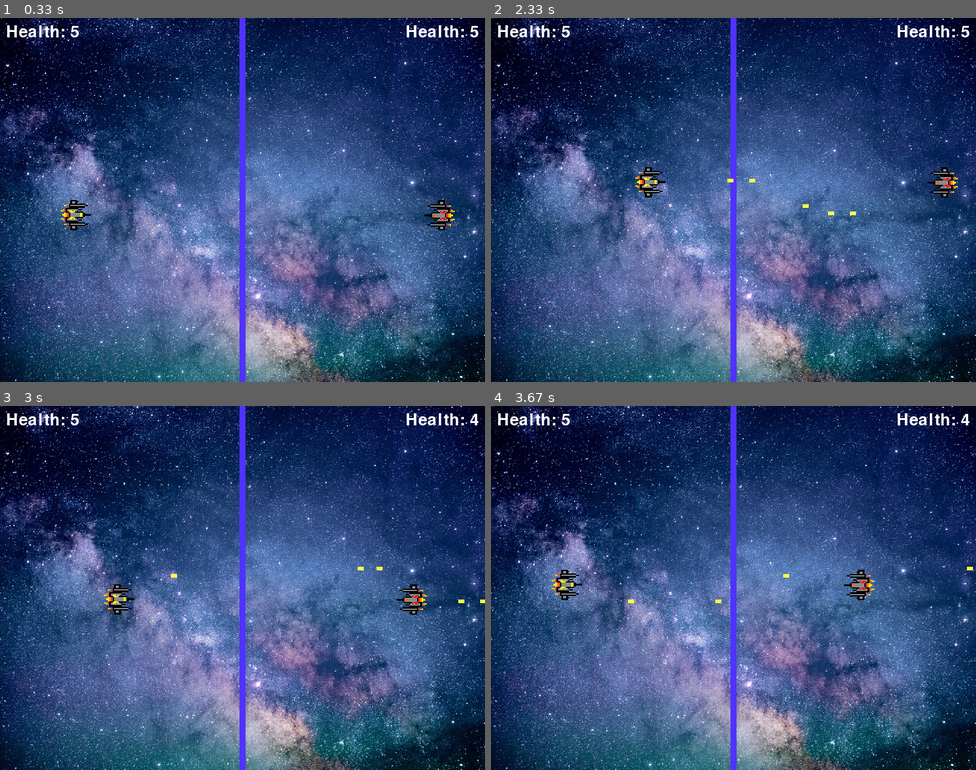
Above: before the commit, frames 1-4 (two rows, left to right).
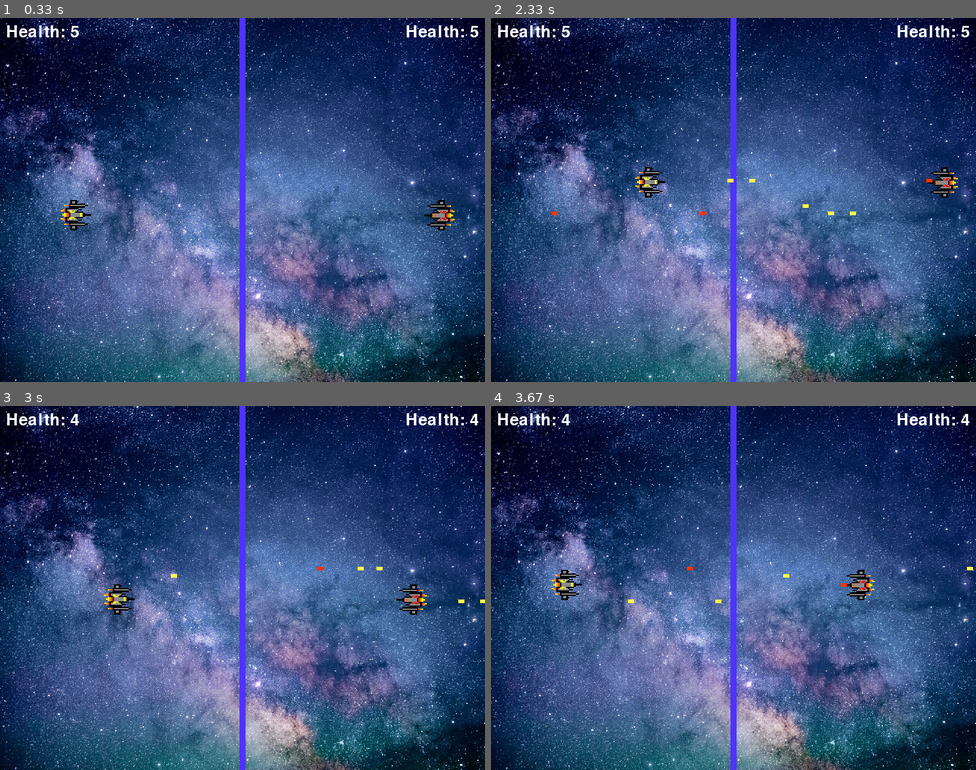
Above: after the commit, the same moments.

Repository: KingaBunkowska/Pygame
Game: pygame game, started from Tutorial/main.py
The game is run twice, just before and just after one commit, with the same random seed, the same clock (stepped at 60 frames per second) and the same inputs.
Inputs:
- Up to frame 1 (0.33 s): no input
- Up to frame 2 (2.33 s): hold Right Alt 0.33-0.8 s; hold Right 0.33-0.8 s; hold Right 0.83-1.3 s; hold D 0.83-1.3 s; tap Space at 0.9, 1.2, 1.4, 1.73, 2.03, 2.23 s; tap Right Alt at 0.98, 2.32 s; hold Up 1.33-1.63 s; hold W 1.33-1.63 s; hold Right 1.67-2.13 s; hold D 1.67-2.13 s; hold Left from 2.17 s (still down); hold A from 2.17 s (still down)
- Up to frame 3 (3 s): tap Space at 2.53, 2.8 s; release Left at 2.7 s; release A at 2.7 s; hold Down from 2.73 s (still down); hold S from 2.73 s (still down)
- Up to frame 4 (3.67 s): release Down at 3.03 s; release S at 3.03 s; hold Left 3.07-3.47 s; hold A 3.07-3.47 s; tap Space at 3.13, 3.43, 3.57 s; hold Up from 3.5 s (still down); hold W from 3.5 s (still down); tap Right Alt at 3.65 s

Frame 1 is identical in both runs. In frame 2, less than 0.1% of the frame differs, in the area x 12-91%, y 44-55%; in frame 3, less than 0.1%; in frame 4, less than 0.1%, in the area x 14-74%, y 2-50%.

Commit message:
Fixing git problems

Diff:
--- a/Tic-Tac-Toe/main.py
+++ b/Tic-Tac-Toe/main.py
@@ -55,6 +55,8 @@
 
 FIELD_HEIGHT, FIELD_WIDTH = (BOARD_HEIGHT - (BOARD_SIZE - 1) * BOARDER_WIDTH)//BOARD_SIZE, (BOARD_WIDTH - (BOARD_SIZE - 1) * BOARDER_WIDTH)//BOARD_SIZE
 ICON_SIZE = min(FIELD_HEIGHT, FIELD_WIDTH)//2
+
+
 
 # To-do
 # test for bugs
@@ -313,6 +315,7 @@
             recalculate()
     elif no == 5:
         main()
+
 def draw_options():
     pygame.Surface.fill(WIN, BACKGROUND_COLOR)
     header = MENU_FONT.render("OPTIONS", True, MENU_COLOR)
@@ -345,6 +348,7 @@
         no_option += 1
 
     pygame.display.update()
+
 def options():
     while True:
         clock.tick(FPS)
@@ -363,6 +367,7 @@
         exit()
 
 def draw_menu():
+
     pygame.Surface.fill(WIN, BACKGROUND_COLOR)
     header = MENU_FONT.render("MENU", True, MENU_COLOR)
     WIN.blit(header, (WIDTH//2 - header.get_width()//2, TURN_BOARDER_WIDTH))
@@ -390,6 +395,7 @@
         no_option += 1
 
     pygame.display.update()
+
 
 def handle_events():
     for event in pygame.event.get():
--- a/Tic-Tac-Toe/options.json
+++ /dev/null
@@ -1,6 +0,0 @@
-{
-  "Player 1 name": "Player 1",
-  "Player 2 name": "Player 2",
-  "Board size": 3,
-  "Connected to win": 3
-}
--- a/Tutorial/main.py
+++ b/Tutorial/main.py
@@ -30,14 +30,15 @@
 RED_HIT = pygame.USEREVENT + 2
 
 # ASSETS
-YELLOW_SPACESHIP_IMAGE = pygame.image.load(os.path.join('Assets', 'spaceship_yellow.png'))
+sourceFileDir = os.path.dirname(os.path.abspath(__file__))
+YELLOW_SPACESHIP_IMAGE = pygame.image.load(os.path.join(sourceFileDir, 'Assets', 'spaceship_yellow.png'))
 YELLOW_SPACESHIP = pygame.transform.rotate(pygame.transform.scale(YELLOW_SPACESHIP_IMAGE, (SPACESHIP_WIDTH, SPACESHIP_HEIGHT)), 90)
-RED_SPACESHIP_IMAGE = pygame.image.load(os.path.join('Assets', 'spaceship_red.png'))
+RED_SPACESHIP_IMAGE = pygame.image.load(os.path.join(sourceFileDir, 'Assets', 'spaceship_red.png'))
 RED_SPACESHIP = pygame.transform.rotate(pygame.transform.scale(RED_SPACESHIP_IMAGE, (SPACESHIP_WIDTH, SPACESHIP_HEIGHT)), 270)
-SPACE = pygame.transform.scale(pygame.image.load(os.path.join('Assets', 'space2.jpg')), (WIDTH, HEIGHT))
+SPACE = pygame.transform.scale(pygame.image.load(os.path.join(sourceFileDir, 'Assets', 'space2.jpg')), (WIDTH, HEIGHT))
 #Sound
-BULLET_HIT_SOUND = pygame.mixer.Sound(os.path.join('Assets', 'Grenade+1.mp3'))
-BULLET_FIRE_SOUND = pygame.mixer.Sound(os.path.join('Assets', 'Gun+Silencer.mp3'))
+BULLET_HIT_SOUND = pygame.mixer.Sound(os.path.join(sourceFileDir, 'Assets', 'Grenade+1.mp3'))
+BULLET_FIRE_SOUND = pygame.mixer.Sound(os.path.join(sourceFileDir, 'Assets', 'Gun+Silencer.mp3'))
 
 
 def draw_window(red, yellow, yellow_bullets, red_bullets, yellow_health, red_health):
@@ -107,10 +108,10 @@
 def shot(player, player_bullets):
     if player.x <= BORDER.x-SPACESHIP_WIDTH:
         bullet = pygame.Rect(player.x + SPACESHIP_WIDTH, player.y + SPACESHIP_HEIGHT//2 - BULLET_HEIGHT, BULLET_WIDTH, BULLET_HEIGHT)
-        print("Yellow: pew!")
+        #print("Yellow: pew!")
     else:
         bullet = pygame.Rect(player.x, player.y + SPACESHIP_HEIGHT//2 - BULLET_HEIGHT, BULLET_WIDTH, BULLET_HEIGHT)
-        print("Red: pew!")
+        #print("Red: pew!")
 
     player_bullets.append(bullet)
 
@@ -129,7 +130,6 @@
         bullet.x -= BULLET_VEL
         if yellow.colliderect(bullet):
             pygame.event.post(pygame.event.Event(YELLOW_HIT))
-            print("Trafiony żółty")
             red_bullets.remove(bullet)
         if bullet.x <= 0:
             red_bullets.remove(bullet)
@@ -164,7 +164,7 @@
                     shot(yellow, yellow_bullets)
                     BULLET_FIRE_SOUND.play()
 
-                if event.key == pygame.K_KP0 and len(red_bullets) < MAX_BULLETS:
+                if event.key == pygame.K_RALT and len(red_bullets) < MAX_BULLETS:
                     shot(red, red_bullets)
                     BULLET_FIRE_SOUND.play()
 
